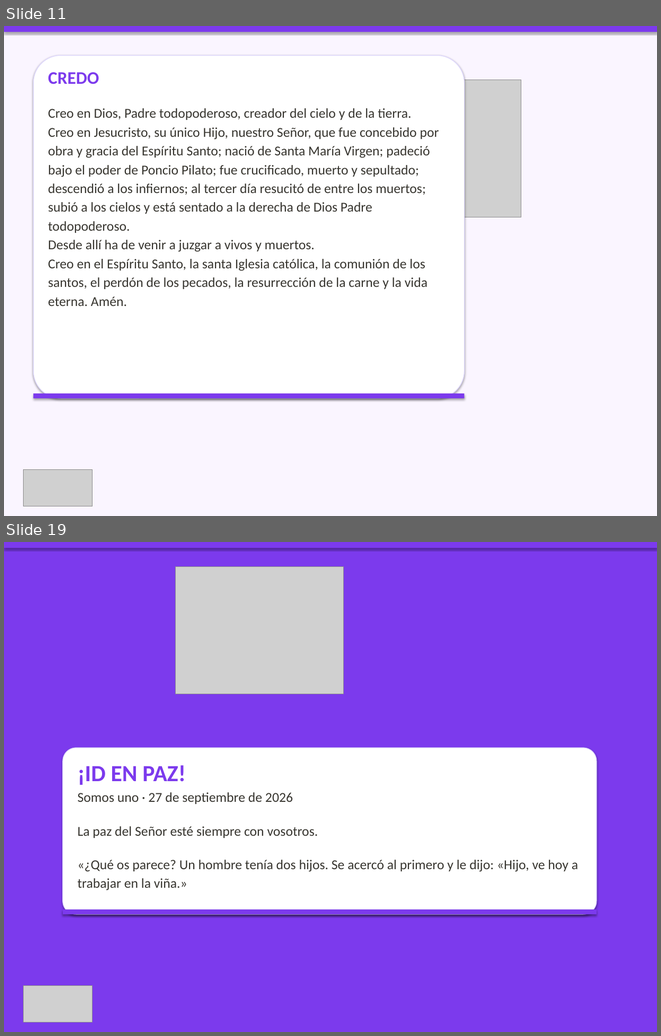
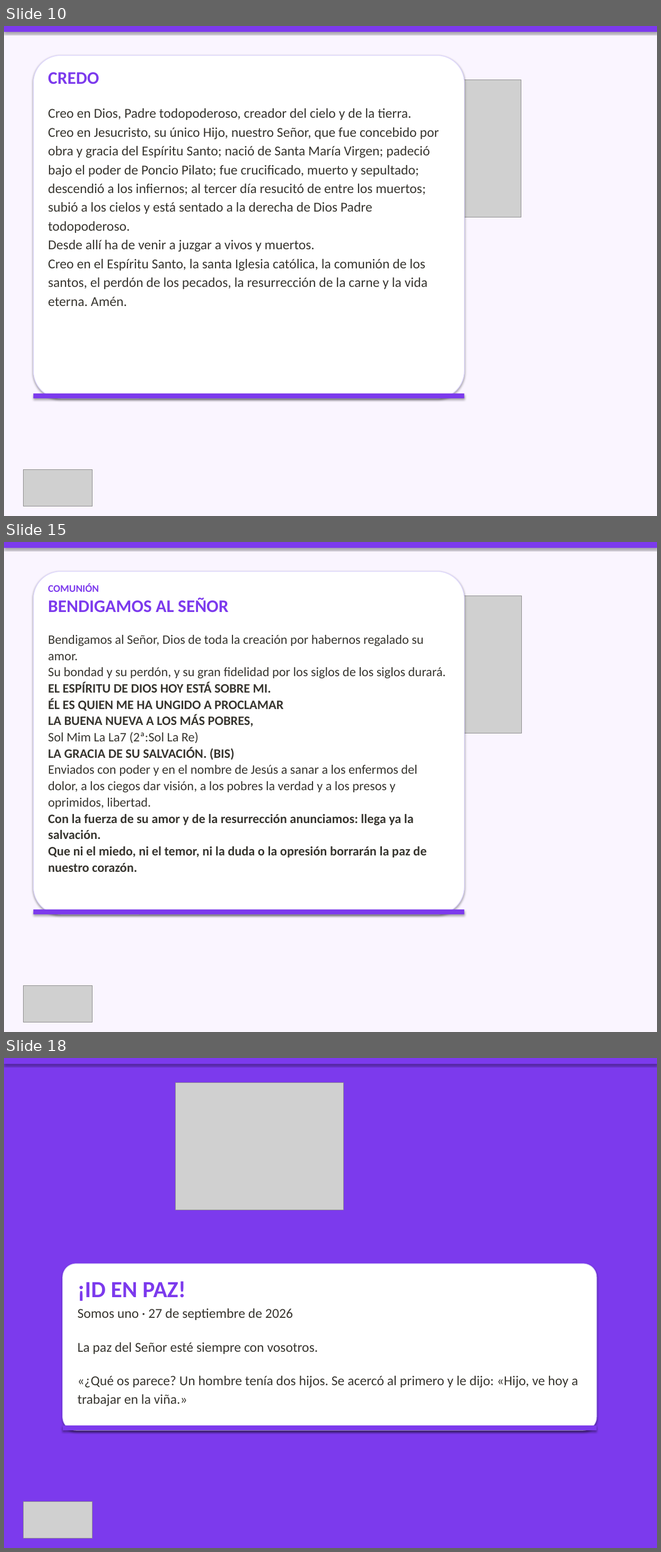
Before and after one commit to CC5M5/CCE-M5, a slide deck: presentaciones/2026-09-27_celebracion.pptx. Shown one above the other, each under a label of ours: slides 11 and 19 before the commit, slides 10, 15 and 18 after it; the slides between them are not shown. The pictures are 661x1036 and 661x1552 pixels, drawn with LibreOffice and Linux fonts; fonts in the diff are those of the drawing; grey boxes stand for pictures. Boxes give left, top, right and bottom in pixels: in the first picture for what was removed or moved away, otherwise in the second. Text is boxed around its words. In the diff, an @@ line names an element or a change of style, - is before the commit and + after.

Commit message:
fix(presentacion): asignación manual correcta para 2026-09-27
- Aplica la selección de canciones indicada por el usuario para el XXVI Domingo T.O.
- Entrada, Gloria, Aleluya, Ofertorio, Santo, Paz, Comunión, Canto a María,
  Despedida con canciones concretas.
- Perdón, Salmo y Padre Nuestro se dejan como textos litúrgicos.
- Regenera PPTX fieles, hoja de músicos (PDF) y bundle web.

```diff
--- a/presentaciones/2026-09-27_celebracion.pptx
+++ b/presentaciones/2026-09-27_celebracion.pptx
@@ slide 15 added at [4, 542, 657, 1032], background #FAF5FF @@
@@ rectangle added at [4, 542, 657, 548], fill #7C3AED @@
@@ rounded rectangle added at [33, 571, 465, 914], fill #FFFFFF, outline #DDD6FE 1 pt @@
@@ text added at [48, 584, 446, 872], 19 pt, text #37352F @@
+COMUNIÓN
+BENDIGAMOS AL SEÑOR
+Bendigamos al Señor, Dios de toda la creación por habernos regalado su amor.
+Su bondad y su perdón, y su gran fidelidad por los siglos de los siglos durará.
+EL ESPÍRITU DE DIOS HOY ESTÁ SOBRE MI.
+ÉL ES QUIEN ME HA UNGIDO A PROCLAMAR
+LA BUENA NUEVA A LOS MÁS POBRES,
+Sol Mim La La7 (2ª:Sol La Re)
+LA GRACIA DE SU SALVACIÓN. (BIS)
+Enviados con poder y en el nombre de Jesús a sanar a los enfermos del dolor, a los ciegos dar visión, a los pobres la verdad y a los presos y oprimidos, libertad.
+Con la fuerza de su amor y de la resurrección anunciamos: llega ya la salvación.
+Que ni el miedo, ni el temor, ni la duda o la opresión borrarán la paz de nuestro corazón.
@@ picture added at [362, 596, 522, 733] @@
@@ rectangle added at [33, 909, 465, 914], fill #7C3AED @@
@@ picture added at [24, 985, 92, 1022] @@
@@ what was slide 11 is now slide 10 @@
@@ what was slide 19 is now slide 18 @@
```
Also in this commit, not shown: 3 slides changed, 8 other slides added, 10 slides removed, 7 other files.
